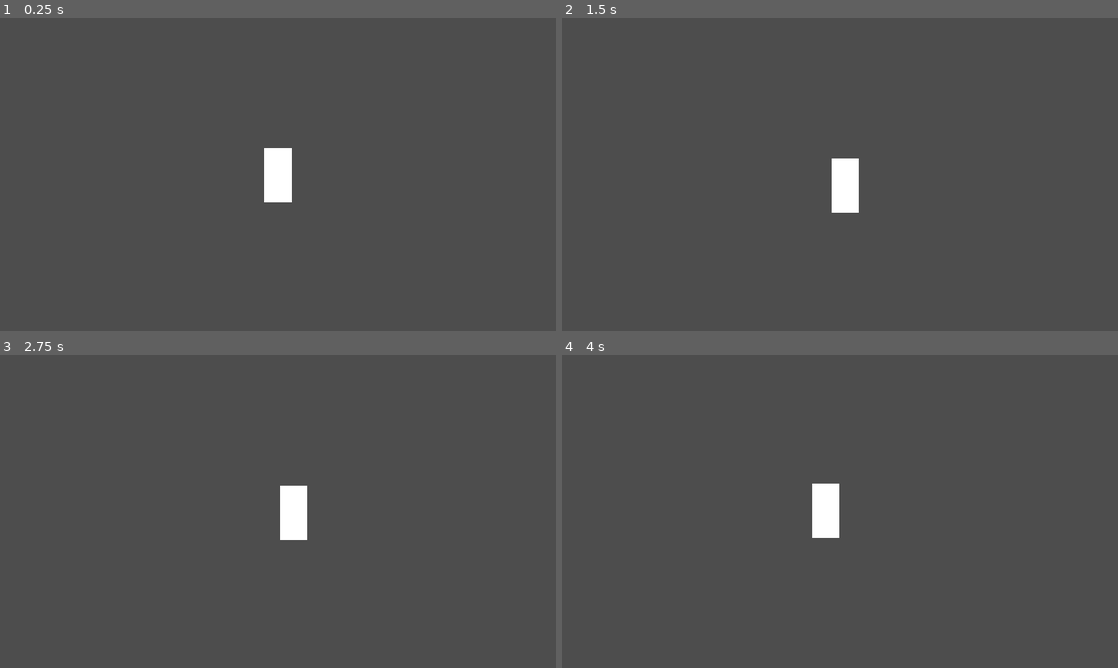
Above: before the commit, frames 1-4 (two rows, left to right).
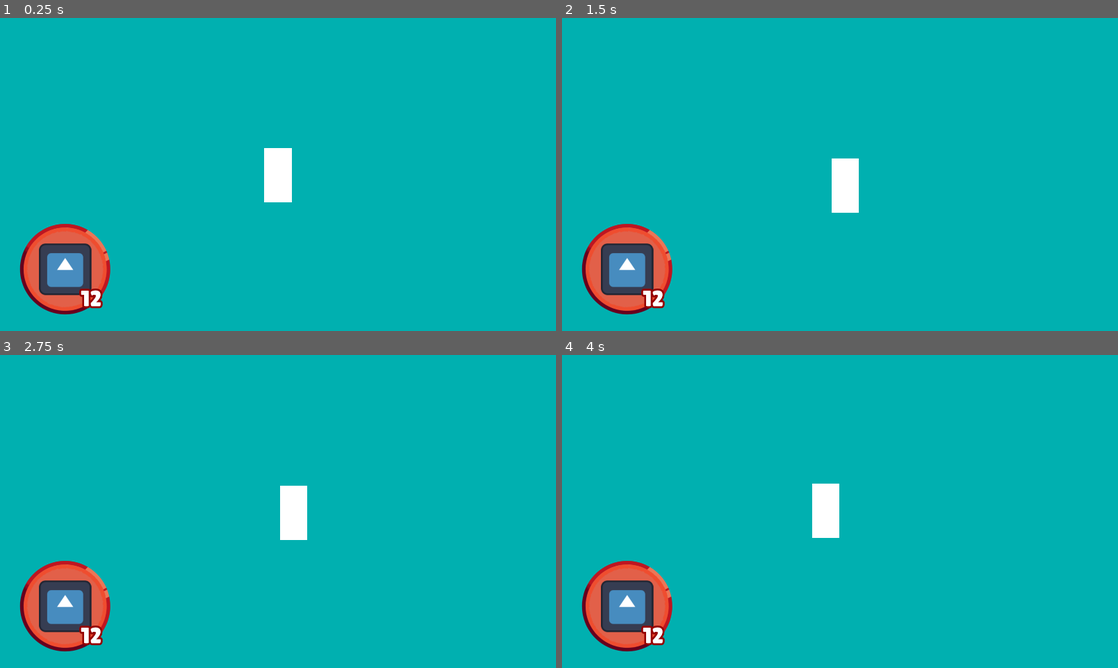
Above: after the commit, the same moments.

Repository: zoebiscuit/HarvestGameJam
Game: Godot game, scene res://node_2d.tscn
Two runs of this game, one before a commit and one after it. Both use one fixed random seed, a clock stepped at 60 frames per second and the inputs below. The engine's default icon, where the game draws it, is replaced by a stand-in: a white triangle on a blue panel in a dark square.
Inputs (mouse positions are in pixels of both pictures, inside the frame that each line leads up to):
- Up to frame 1 (0.25 s): no input
- Up to frame 2 (1.5 s): tap Enter at 0.5 s; move the mouse to (962, 158) at 0.52 s; hold D (right) 0.53-1.28 s; tap Alt at 0.6 s; click (962, 158) at 0.67 s; move the mouse to (728, 190) at 1.27 s; hold S (down) from 1.28 s (still down); tap Shift at 1.35 s
- Up to frame 3 (2.75 s): move the mouse to (333, 442) at 2.02 s; release S (down) at 2.03 s; hold D (right) from 2.03 s (still down); tap Alt at 2.1 s
- Up to frame 4 (4 s): move the mouse to (812, 574) at 2.77 s; release D (right) at 2.78 s; hold W (up) 2.78-3.53 s; tap Shift at 2.85 s; click (812, 574) at 2.92 s; tap Space at 3.5 s; move the mouse to (1006, 558) at 3.52 s; hold A (left) from 3.53 s (still down); tap Alt at 3.6 s

The runs differ from the first frame. In frame 1, 99% of the frame differs, in the area x 0-100%, y 0-100%; in frame 2, 99%; in frame 3, 99%; in frame 4, 99%.

Commit message:
Adding font and finished the item menu.

Diff:
--- /dev/null
+++ b/harvest/current_selection.gd
@@ -0,0 +1,15 @@
+extends Control
+@onready var icon: TextureRect = $Icon
+@onready var count: Label = $Count
+
+@export var current_selection : WheelOption
+
+func _ready() -> void:
+	pass # Replace with function body.
+
+func _process(delta: float) -> void:
+
+	if current_selection:
+		icon.texture = current_selection.atlas
+
+		count.text = str(current_selection.count)
--- /dev/null
+++ b/harvest/current_selection.tscn
@@ -0,0 +1,62 @@
+[gd_scene format=3 uid="uid://dly1xhu8nejgo"]
+
+[ext_resource type="Script" uid="uid://dl7s16mkbwomc" path="res://current_selection.gd" id="1_kvsup"]
+[ext_resource type="Texture2D" uid="uid://u71cfknpg3rv" path="res://img/ItemMenu1.png" id="1_rghjo"]
+
+[sub_resource type="AtlasTexture" id="AtlasTexture_rxf60"]
+
+[node name="current_selection" type="Control" unique_id=309242596]
+layout_mode = 3
+anchors_preset = 8
+anchor_left = 0.5
+anchor_top = 0.5
+anchor_right = 0.5
+anchor_bottom = 0.5
+grow_horizontal = 2
+grow_vertical = 2
+script = ExtResource("1_kvsup")
+
+[node name="Background" type="TextureRect" parent="." unique_id=1497161253]
+show_behind_parent = true
+layout_mode = 1
+anchors_preset = 8
+anchor_left = 0.5
+anchor_top = 0.5
+anchor_right = 0.5
+anchor_bottom = 0.5
+offset_left = -300.0
+offset_top = -300.0
+offset_right = 300.0
+offset_bottom = 300.0
+grow_horizontal = 2
+grow_vertical = 2
+texture = ExtResource("1_rghjo")
+metadata/_edit_use_anchors_ = true
+
+[node name="Icon" type="TextureRect" parent="." unique_id=200519529]
+layout_mode = 1
+anchors_preset = 8
+anchor_left = 0.5
+anchor_top = 0.5
+anchor_right = 0.5
+anchor_bottom = 0.5
+offset_left = -166.0
+offset_top = -163.5
+offset_right = 166.0
+offset_bottom = 163.5
+grow_horizontal = 2
+grow_vertical = 2
+texture = SubResource("AtlasTexture_rxf60")
+
+[node name="Count" type="Label" parent="." unique_id=770167225]
+layout_mode = 0
+offset_left = -2.0
+offset_top = 101.0
+offset_right = 331.0
+offset_bottom = 271.0
+theme_override_colors/font_outline_color = Color(0.5882353, 0, 0, 1)
+theme_override_constants/outline_size = 48
+theme_override_font_sizes/font_size = 141
+text = "233"
+horizontal_alignment = 1
+vertical_alignment = 1
--- /dev/null
+++ b/harvest/item_menu.gd
@@ -0,0 +1,22 @@
+extends Control
+@onready var selection_wheel: Control = $SelectionWheel
+@onready var current_selection: Control = $current_selection
+
+func _ready() -> void:
+	selection_wheel.hide()
+	current_selection.show()
+
+	current_selection.current_selection = selection_wheel.options[1]
+
+func _process(delta: float) -> void:
+	if Input.is_action_just_pressed("menu"):
+		selection_wheel.show()
+		current_selection.hide()
+
+	elif Input.is_action_just_released("menu"):
+
+		current_selection.current_selection = selection_wheel.options[
+			selection_wheel.last_select]
+
+		selection_wheel.hide()
+		current_selection.show()
--- /dev/null
+++ b/harvest/item_menu.tscn
@@ -0,0 +1,20 @@
+[gd_scene format=3 uid="uid://prtkjxifeov1"]
+
+[ext_resource type="Script" uid="uid://c5yta61e60k0p" path="res://item_menu.gd" id="1_opj5j"]
+[ext_resource type="PackedScene" uid="uid://dly1xhu8nejgo" path="res://current_selection.tscn" id="2_7nvyc"]
+[ext_resource type="PackedScene" uid="uid://1w7jfqtblo6k" path="res://selection_wheel.tscn" id="3_y7jtx"]
+
+[node name="ItemMenu" type="Control" unique_id=1901322293]
+layout_mode = 3
+anchors_preset = 15
+anchor_right = 1.0
+anchor_bottom = 1.0
+grow_horizontal = 2
+grow_vertical = 2
+script = ExtResource("1_opj5j")
+
+[node name="SelectionWheel" parent="." unique_id=1889418954 instance=ExtResource("3_y7jtx")]
+layout_mode = 1
+
+[node name="current_selection" parent="." unique_id=309242596 instance=ExtResource("2_7nvyc")]
+layout_mode = 1
--- a/harvest/node_2d.tscn
+++ b/harvest/node_2d.tscn
@@ -1,9 +1,14 @@
 [gd_scene format=3 uid="uid://dbsmgjxiiw0hg"]
 
-[ext_resource type="PackedScene" uid="uid://1w7jfqtblo6k" path="res://selection_wheel.tscn" id="1_wtcfe"]
+[ext_resource type="PackedScene" uid="uid://prtkjxifeov1" path="res://item_menu.tscn" id="1_0e48y"]
 [ext_resource type="PackedScene" uid="uid://b8xmwd4tud3ej" path="res://player.tscn" id="2_0e48y"]
 
 [node name="Main" type="Node" unique_id=27969217]
+
+[node name="ColorRect" type="ColorRect" parent="." unique_id=1275940512]
+offset_right = 5055.0
+offset_bottom = 5608.0
+color = Color(2.0214916e-06, 0.69021, 0.69104916, 1)
 
 [node name="UI" type="CanvasLayer" parent="." unique_id=726812213]
 
@@ -13,15 +18,15 @@
 offset_bottom = 23.0
 text = "Player equipped tool"
 
-[node name="SelectionWheel" parent="UI" unique_id=1889418954 instance=ExtResource("1_wtcfe")]
-offset_left = -709.0
-offset_top = 311.0
-offset_right = -709.0
-offset_bottom = 311.0
-scale = Vector2(0.6212281, 0.6212281)
+[node name="ItemMenu" parent="UI" unique_id=1901322293 instance=ExtResource("1_0e48y")]
+offset_left = -297.0
+offset_top = 573.0
+offset_right = -297.0
+offset_bottom = 573.0
+scale = Vector2(0.5437672, 0.5437672)
 
 [node name="Player" parent="." unique_id=665135049 instance=ExtResource("2_0e48y")]
-position = Vector2(969, 414)
+position = Vector2(2587, 4740)
 
 [node name="Camera2D" type="Camera2D" parent="Player" unique_id=328253252]
 position_smoothing_enabled = true
--- a/harvest/player.gd
+++ b/harvest/player.gd
@@ -1,4 +1,8 @@
 extends CharacterBody2D
+@onready var footstep_1: AudioStreamPlayer2D = $Footstep1
+@onready var footstep_2: AudioStreamPlayer2D = $Footstep2
+@onready var footstep_3: AudioStreamPlayer2D = $Footstep3
+@onready var footstep_4: AudioStreamPlayer2D = $Footstep4
 
 
 const SPEED = 300.0
@@ -6,7 +10,9 @@
 
 
 func _physics_process(delta: float) -> void:
+	#var step_played : bool = false
 	var input_vector = Vector2.ZERO
+	#var rand_footstep = randi_range(1, 5)
 
 	if Input.is_action_pressed("up"):
 		input_vector.y -= 1
@@ -20,3 +26,10 @@
 	velocity = input_vector * SPEED
 
 	move_and_slide()
+
+#func play_step(rand_footstep: int):
+	#match rand_footstep:
+			#1: footstep_1.play()
+			#2: footstep_2.play()
+			#3: footstep_3.play()
+			#4: footstep_4.play()
--- a/harvest/player.tscn
+++ b/harvest/player.tscn
@@ -1,6 +1,10 @@
 [gd_scene format=3 uid="uid://b8xmwd4tud3ej"]
 
 [ext_resource type="Script" uid="uid://dg2tfuho4dbyb" path="res://player.gd" id="1_4flbx"]
+[ext_resource type="AudioStream" uid="uid://82fa3gyvekxp" path="res://SFX/Foley/footstep_grass_000.ogg" id="2_i3pqv"]
+[ext_resource type="AudioStream" uid="uid://cnpqqrd4tebqx" path="res://SFX/Foley/footstep_grass_001.ogg" id="3_hqtel"]
+[ext_resource type="AudioStream" uid="uid://cqadyyvrnduvl" path="res://SFX/Foley/footstep_grass_002.ogg" id="4_sweqy"]
+[ext_resource type="AudioStream" uid="uid://v7gxau75r6bm" path="res://SFX/Foley/footstep_grass_004.ogg" id="5_2hs0m"]
 
 [sub_resource type="SpriteFrames" id="SpriteFrames_rxf60"]
 
@@ -22,3 +26,19 @@
 offset_top = -91.0
 offset_right = 47.0
 offset_bottom = 96.0
+
+[node name="Footstep1" type="AudioStreamPlayer2D" parent="." unique_id=1159033846]
+position = Vector2(-21, 52)
+stream = ExtResource("2_i3pqv")
+
+[node name="Footstep2" type="AudioStreamPlayer2D" parent="." unique_id=1761084718]
+position = Vector2(24, 53)
+stream = ExtResource("3_hqtel")
+
+[node name="Footstep3" type="AudioStreamPlayer2D" parent="." unique_id=1205158492]
+position = Vector2(24, 53)
+stream = ExtResource("4_sweqy")
+
+[node name="Footstep4" type="AudioStreamPlayer2D" parent="." unique_id=1457415222]
+position = Vector2(24, 53)
+stream = ExtResource("5_2hs0m")
--- a/harvest/project.godot
+++ b/harvest/project.godot
@@ -27,7 +27,7 @@
 
 [gui]
 
-theme/custom_font="uid://35x8s385apnx"
+theme/custom_font="uid://c27atlmbu3f6w"
 
 [input]
 
--- a/harvest/selection_wheel.gd
+++ b/harvest/selection_wheel.gd
@@ -2,7 +2,9 @@
 extends Control
 
 @onready var count: Label = $Count
-@onready var highlight_sfx: AudioStreamPlayer2D = $HighlightSFX
+@onready var highlight_sfx: AudioStreamPlayer = $HighlightSFX
+@onready var popup_sfx: AudioStreamPlayer = $PopupSFX
+@onready var close_sfx: AudioStreamPlayer = $CloseSFX
 
 const SPRITE_SIZE = Vector2(128,128)
 
@@ -11,7 +13,7 @@
 @export var line_color: Color
 @export var outer_radius: int = 256
 @export var inner_radius: int = 64
-@export var line_width: int = 4
+@export var line_width: int = 13
 @export var highlight_color : Color
 
 @export var options: Array[WheelOption]
@@ -81,18 +83,29 @@
 				options[i].region
 			)
 
-var highlight_sfx_played = false
+var highlight_sfx_played := false
+var popup_sfx_played := false
 
 func _process(delta):
 	var mouse_pos = get_local_mouse_position()
 	var mouse_radius = mouse_pos.length()
 
 	if InputMap.has_action("menu"):
-		if Input.is_action_pressed("menu") and can_open:
+		if Input.is_action_just_pressed("menu") and can_open:
+			if is_instance_valid(highlight_sfx): highlight_sfx.volume_db = -10.0
 			show()
+		elif Input.is_action_pressed("menu"):
+			if is_instance_valid(popup_sfx) and !popup_sfx_played:
+				popup_sfx.play()
+				popup_sfx_played = true
+
 		elif Input.is_action_just_released("menu"):
+			if is_instance_valid(close_sfx): close_sfx.play()
+			if is_instance_valid(highlight_sfx): highlight_sfx.volume_db = -80.0
+			popup_sfx_played = false
 			hide()
 		else:
+			if is_instance_valid(highlight_sfx): highlight_sfx.volume_db = -80.0
 			hide()
 
 
--- a/harvest/selection_wheel.tscn
+++ b/harvest/selection_wheel.tscn
@@ -5,6 +5,8 @@
 [ext_resource type="Texture2D" uid="uid://bnw1ngfyj617q" path="res://icon.svg" id="3_1b50i"]
 [ext_resource type="Texture2D" uid="uid://u71cfknpg3rv" path="res://img/ItemMenu1.png" id="4_1b50i"]
 [ext_resource type="AudioStream" uid="uid://cmip1y1bwfey2" path="res://SFX/Actions/Highlight_06.ogg" id="5_v5lg8"]
+[ext_resource type="AudioStream" uid="uid://cua2hqp8wxmp8" path="res://SFX/Menus/Menu_Open_05.ogg" id="6_4l438"]
+[ext_resource type="AudioStream" uid="uid://cjowdyp5arcui" path="res://SFX/Menus/Menu_Close_05.ogg" id="7_pt43d"]
 
 [sub_resource type="AtlasTexture" id="AtlasTexture_v5lg8"]
 atlas = ExtResource("3_1b50i")
@@ -37,7 +39,6 @@
 metadata/_custom_type_script = "uid://5g0trtfgfiyl"
 
 [node name="SelectionWheel" type="Control" unique_id=1889418954]
-visible = false
 layout_mode = 3
 anchors_preset = 8
 anchor_left = 0.5
@@ -49,7 +50,8 @@
 script = ExtResource("1_ofd7g")
 bkg_color = Color(0.7490196, 0.4117647, 0.40392157, 0)
 line_color = Color(0.9337432, 0.80241466, 0.61314154, 1)
-highlight_color = Color(0.8181977, 0.14356071, 0.19979781, 1)
+line_width = 8
+highlight_color = Color(0.81960785, 0.14509805, 0.2, 0.5921569)
 options = Array[ExtResource("2_0isde")]([SubResource("AtlasTexture_v5lg8"), SubResource("AtlasTexture_0isde"), SubResource("AtlasTexture_1b50i"), SubResource("AtlasTexture_6tlpn")])
 
 [node name="Count" type="Label" parent="." unique_id=1779747234]
@@ -80,5 +82,13 @@
 grow_vertical = 2
 texture = ExtResource("4_1b50i")
 
-[node name="HighlightSFX" type="AudioStreamPlayer2D" parent="." unique_id=968163573]
+[node name="HighlightSFX" type="AudioStreamPlayer" parent="." unique_id=1937458405]
 stream = ExtResource("5_v5lg8")
+
+[node name="PopupSFX" type="AudioStreamPlayer" parent="." unique_id=1853443768]
+stream = ExtResource("6_4l438")
+playback_type = 1
+
+[node name="CloseSFX" type="AudioStreamPlayer" parent="." unique_id=602691674]
+stream = ExtResource("7_pt43d")
+playback_type = 1
--- a/harvest/ui.gd
+++ b/harvest/ui.gd
@@ -1,11 +1,11 @@
 extends CanvasLayer
 
-func _ready() -> void:
-	$SelectionWheel.hide()
-
-
-func _process(delta: float) -> void:
-	if Input.is_action_just_pressed("menu"):
-		$SelectionWheel.show()
-	elif Input.is_action_just_released("menu"):
-		$SelectionWheel.hide()
+#func _ready() -> void:
+	#$SelectionWheel.hide()
+	#
+#
+#func _process(delta: float) -> void:
+	#if Input.is_action_just_pressed("menu"):
+		#$SelectionWheel.show()
+	#elif Input.is_action_just_released("menu"):
+		#$SelectionWheel.hide()
Not shown, added: harvest/SFX/Foley/footstep_carpet_000.ogg.import
Not shown, added: harvest/SFX/Foley/footstep_carpet_001.ogg.import
Not shown, added: harvest/SFX/Foley/footstep_carpet_002.ogg.import
Not shown, added: harvest/SFX/Foley/footstep_carpet_003.ogg.import
Not shown, added: harvest/SFX/Foley/footstep_carpet_004.ogg.import
Not shown, added: harvest/SFX/Foley/footstep_concrete_000.ogg.import
Not shown, added: harvest/SFX/Foley/footstep_concrete_001.ogg.import
Not shown, added: harvest/SFX/Foley/footstep_concrete_002.ogg.import
Not shown, added: harvest/SFX/Foley/footstep_concrete_003.ogg.import
Not shown, added: harvest/SFX/Foley/footstep_concrete_004.ogg.import
Not shown, added: harvest/SFX/Foley/footstep_grass_000.ogg.import
Not shown, added: harvest/SFX/Foley/footstep_grass_001.ogg.import
(and 256 more such lines)
